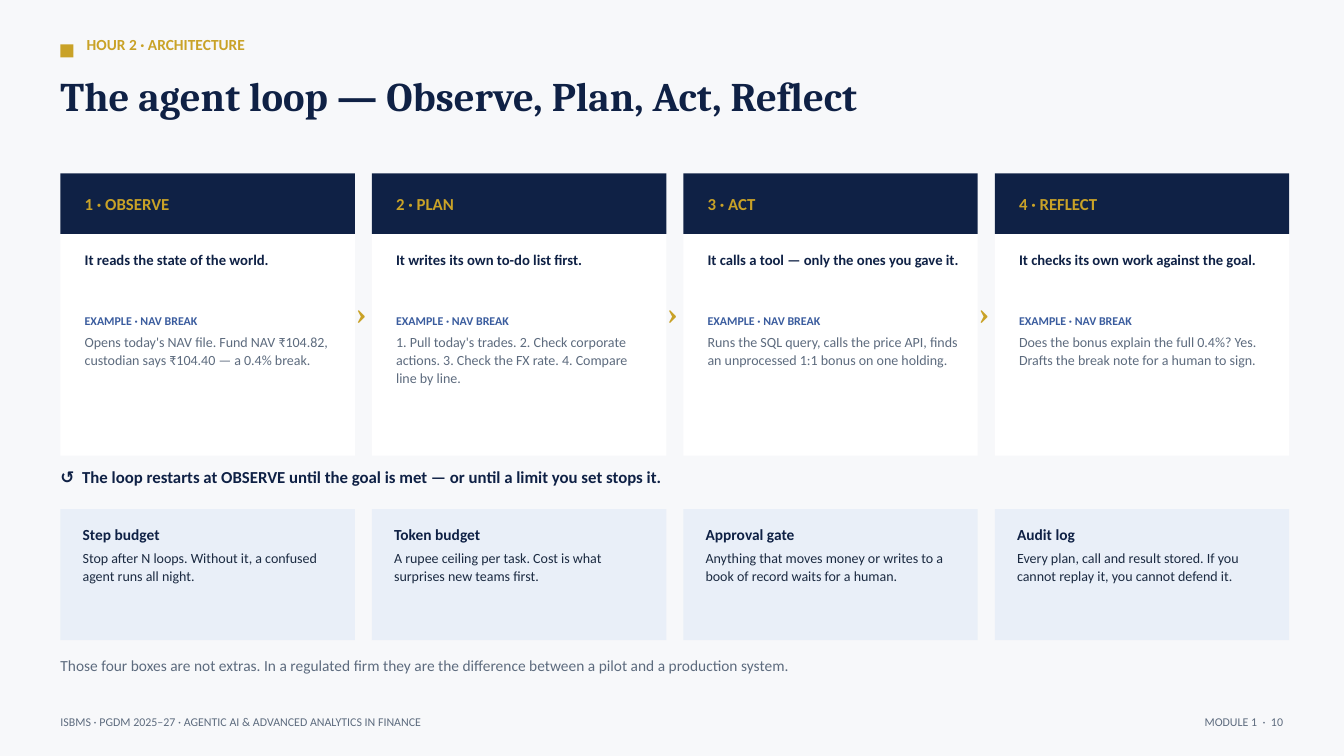
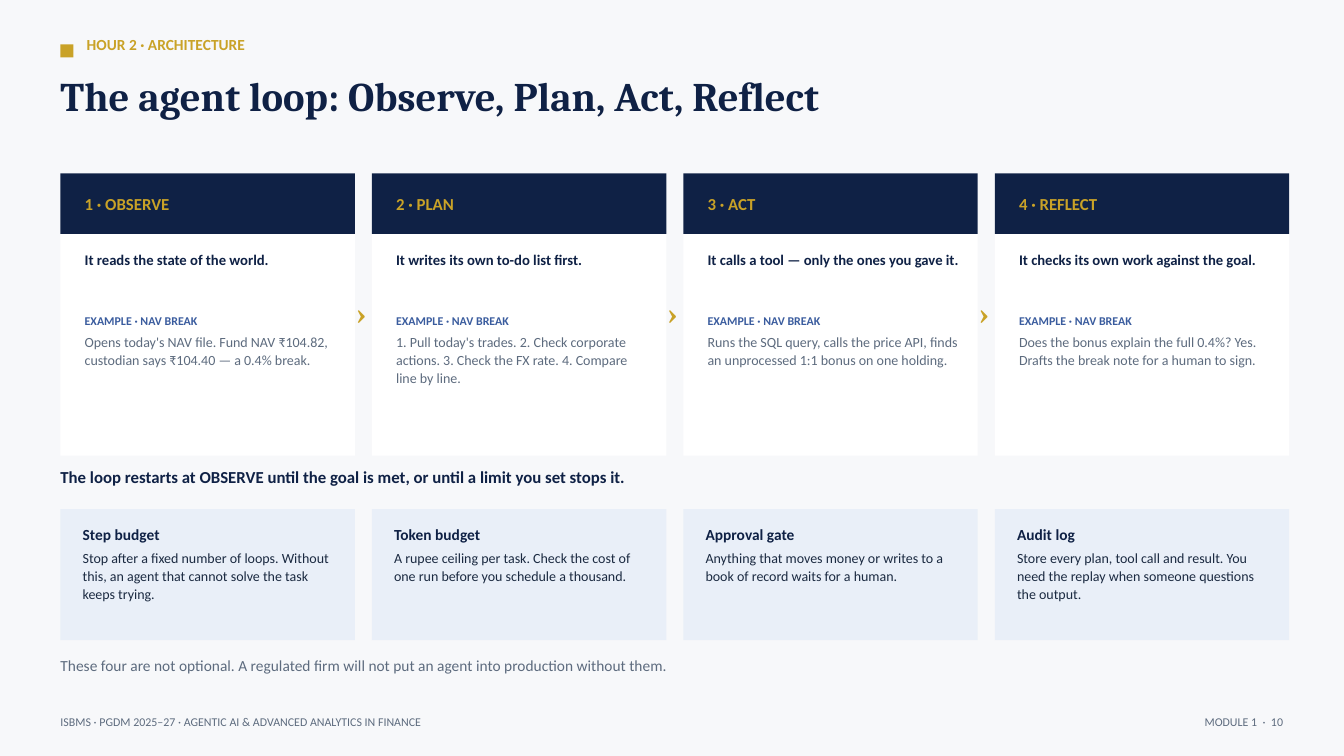
Before and after one commit to tejasgjadhav/AIFINANCE, a slide deck: slide 10 of slides/Module-01-Foundations-of-Agentic-AI.pptx. Drawn at 1344x756 pixels with LibreOffice and Linux fonts; fonts in the diff are those of the drawing. Boxes give left, top, right and bottom in pixels: in the first picture for what was removed or moved away, otherwise in the second. Text is boxed around its words. In the diff, an @@ line names an element or a change of style, - is before the commit and + after.

```diff
--- a/slides/Module-01-Foundations-of-Agentic-AI.pptx
+++ b/slides/Module-01-Foundations-of-Agentic-AI.pptx
@@ text at (60,82,818,120): text changed @@
-The agent loop — Observe, Plan, Act, Reflect
+The agent loop: Observe, Plan, Act, Reflect
@@ text at (60,471,624,486): text changed @@
-↺ The loop restarts at OBSERVE until the goal is met — or until a limit you set stops it.
+The loop restarts at OBSERVE until the goal is met, or until a limit you set stops it.
@@ text at (83,553,329,602): text changed @@
-Stop after N loops. Without it, a confused agent runs all night.
+Stop after a fixed number of loops. Without this, an agent that cannot solve the task keeps trying.
@@ text at (394,553,631,584): text changed @@
-A rupee ceiling per task. Cost is what surprises new teams first.
+A rupee ceiling per task. Check the cost of one run before you schedule a thousand.
@@ text at (1017,553,1254,602): text changed @@
-Every plan, call and result stored. If you cannot replay it, you cannot defend it.
+Store every plan, tool call and result. You need the replay when someone questions the output.
@@ text at (60,660,666,674): text changed @@
-Those four boxes are not extras. In a regulated firm they are the difference between a pilot and a production system.
+These four are not optional. A regulated firm will not put an agent into production without them.
```
Also in this commit, not shown: 12 other slides changed, 3 other files.
